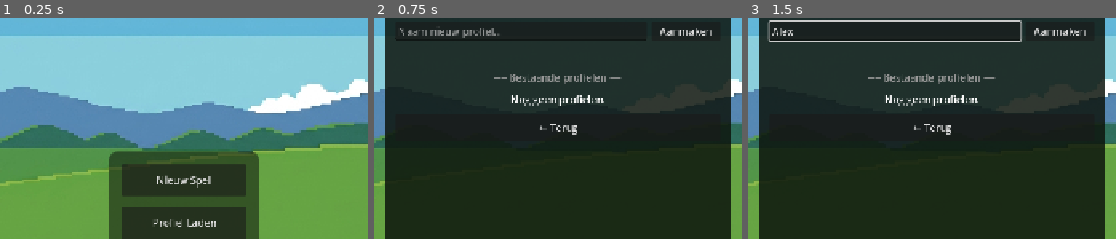
Above: before the commit, frames 1-3 (left to right).
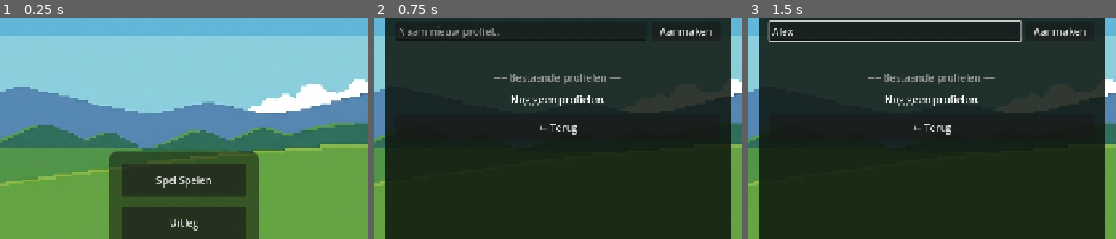
Above: after the commit, the same moments.

Repository: Morningcoffee74/flints-quest
Game: Godot game, scene res://scenes/ui/MainMenu.tscn
Two runs of this game, one before a commit and one after it. Both use one fixed random seed, a clock stepped at 60 frames per second and the inputs below.
Inputs (mouse positions are % of the whole screen's width and height, from its top left):
- Up to frame 1 (0.25 s): no input
- Up to frame 2 (0.75 s): click (50, 55) at 0.5 s, where only the run before the commit has a clickable "Nieuw Spel"
- Up to frame 3 (1.5 s): click (45, 21) at 1.27 s; type "Alex" at 1.35 s
The pictures show only the part of the screen within x 25-75%, y 18-68%; the shares and areas given below are measured in that part.

The runs differ from the first frame. In frame 1, 0.7% of the frame differs, in the area x 41-59%, y 71-97%; in frame 2, nothing differs; in frame 3, nothing differs.

Commit message:
Nieuw Uitleg-scherm, hoofdmenu-knoppen samengevoegd tot 'Spel Spelen'
- MainMenu: "Nieuw Spel" en "Profiel Laden" (gingen allebei al naar
  hetzelfde ProfileSelect-scherm) vervangen door één "Spel Spelen"-knop;
  nieuwe "Uitleg"-knop ernaast.
- Nieuw scherm Help.tscn/.gd: volledige speluitleg in een scrollbare
  RichTextLabel — het verhaal van Flint, leveldoel, gezondheid/levens,
  besturing, vijanden verslaan, de 10 werelden, power-ups, puntentelling
  en profielen. Zelfde menu.png-achtergrond + paneelstijl als de andere
  menuschermen.

Co-Authored-By: Claude Fable 5 <noreply@anthropic.com>

Diff:
--- /dev/null
+++ b/scenes/ui/Help.tscn
@@ -0,0 +1,76 @@
+[gd_scene load_steps=4 format=3]
+
+[ext_resource type="Script" path="res://scripts/ui/Help.gd" id="1"]
+[ext_resource type="Texture2D" path="res://assets/sprites/backgrounds/Menu/menu.png" id="2"]
+
+[sub_resource type="StyleBoxFlat" id="1"]
+bg_color = Color(0.05, 0.08, 0.05, 0.85)
+corner_radius_top_left = 14
+corner_radius_top_right = 14
+corner_radius_bottom_right = 14
+corner_radius_bottom_left = 14
+
+[node name="Help" type="Control"]
+layout_mode = 3
+anchors_preset = 15
+anchor_right = 1.0
+anchor_bottom = 1.0
+script = ExtResource("1")
+
+[node name="Background" type="ColorRect" parent="."]
+layout_mode = 1
+anchors_preset = 15
+anchor_right = 1.0
+anchor_bottom = 1.0
+color = Color(0.3098, 0.5961, 0.7961, 1.0)
+
+[node name="BackgroundImage" type="TextureRect" parent="."]
+layout_mode = 1
+anchors_preset = 15
+anchor_right = 1.0
+anchor_bottom = 1.0
+texture = ExtResource("2")
+expand_mode = 1
+stretch_mode = 5
+
+[node name="ContentPanel" type="Panel" parent="."]
+layout_mode = 1
+anchors_preset = 8
+anchor_left = 0.5
+anchor_top = 0.5
+anchor_right = 0.5
+anchor_bottom = 0.5
+offset_left = -480.0
+offset_top = -320.0
+offset_right = 480.0
+offset_bottom = 320.0
+theme_override_styles/panel = SubResource("1")
+
+[node name="VBox" type="VBoxContainer" parent="ContentPanel"]
+layout_mode = 1
+anchors_preset = 15
+anchor_right = 1.0
+anchor_bottom = 1.0
+offset_left = 24.0
+offset_top = 16.0
+offset_right = -24.0
+offset_bottom = -16.0
+theme_override_constants/separation = 12
+
+[node name="ScrollContainer" type="ScrollContainer" parent="ContentPanel/VBox"]
+custom_minimum_size = Vector2(0.0, 0.0)
+size_flags_vertical = 3
+horizontal_scroll_mode = 0
+
+[node name="RichTextLabel" type="RichTextLabel" parent="ContentPanel/VBox/ScrollContainer"]
+custom_minimum_size = Vector2(912.0, 0.0)
+size_flags_horizontal = 3
+bbcode_enabled = true
+fit_content = true
+scroll_active = false
+theme_override_colors/default_color = Color(1.0, 1.0, 1.0, 1.0)
+theme_override_font_sizes/normal_font_size = 16
+
+[node name="BackButton" type="Button" parent="ContentPanel/VBox"]
+custom_minimum_size = Vector2(0.0, 44.0)
+text = "← Terug"
--- a/scenes/ui/MainMenu.tscn
+++ b/scenes/ui/MainMenu.tscn
@@ -59,13 +59,13 @@
 offset_bottom = 204.0
 theme_override_constants/separation = 16
 
-[node name="NewGameButton" type="Button" parent="VBoxContainer"]
+[node name="PlayButton" type="Button" parent="VBoxContainer"]
 custom_minimum_size = Vector2(200.0, 52.0)
-text = "Nieuw Spel"
+text = "Spel Spelen"
 
-[node name="LoadGameButton" type="Button" parent="VBoxContainer"]
+[node name="HelpButton" type="Button" parent="VBoxContainer"]
 custom_minimum_size = Vector2(200.0, 52.0)
-text = "Profiel Laden"
+text = "Uitleg"
 
 [node name="SettingsButton" type="Button" parent="VBoxContainer"]
 custom_minimum_size = Vector2(200.0, 52.0)
--- /dev/null
+++ b/scripts/ui/Help.gd
@@ -0,0 +1,59 @@
+extends Control
+
+const HELP_TEXT := """[center][font_size=30]Speluitleg[/font_size][/center]
+
+[font_size=20]Flint en zijn avontuur[/font_size]
+Flint is een dappere jongen van 12 jaar die nergens bang voor is. Hij is ontvoerd door een vuurmonster en moet nu, ver van huis, zijn weg terugvinden. Onderweg trekt hij door 10 heel verschillende werelden, van een rustig bos tot een gloeiende vulkaan, om uiteindelijk het vuurmonster te verslaan en eindelijk weer thuis te komen.
+
+[font_size=20]Doel van elk level[/font_size]
+Elk level eindigt bij een houten huisje. Loop naar dat huisje om het level te voltooien. In latere levels moet je eerst genoeg munten verzamelen en/of genoeg vijanden verslaan voordat het huisje opengaat — je ziet de voortgang daarvan bovenin het scherm tijdens het spelen. Onderweg vind je ook checkpoints: kom je daarna te overlijden, dan begin je vanaf dat punt opnieuw in plaats van helemaal bij het begin.
+
+[font_size=20]Gezondheid en levens[/font_size]
+Flint heeft 5 hartjes. Raakt een vijand hem aan, val je in een ravijn of loop je tegen stekels aan, dan gaat er een hartje af. Elke 10 verzamelde munten geeft je 1 hartje terug (tot een maximum van 5). Zijn alle hartjes op, dan verlies je een leven — je begint met 3 levens per poging aan een level. Zijn ook je levens op, dan is het game over en begin je het level opnieuw.
+
+[font_size=20]Besturing[/font_size]
+[table=2]
+[cell]Links / rechts[/cell][cell]A/D of pijltjestoetsen — lopen[/cell]
+[cell]Omhoog[/cell][cell]W of ↑ — een ladder beklimmen[/cell]
+[cell]Omlaag[/cell][cell]S of ↓ — bukken (ontwijk duikende vleermuizen) of een ladder afdalen[/cell]
+[cell]Springen[/cell][cell]Spatie of Z[/cell]
+[cell]Boksen[/cell][cell]X of Enter[/cell]
+[cell]Pauze[/cell][cell]Escape[/cell]
+[/table]
+
+[font_size=20]Vijanden verslaan[/font_size]
+De meeste vijanden versla je door er bovenop te springen, of door ze te boksen. Let op: sommige vijanden (zoals de slang) zijn ongevoelig voor een sprong op hun kop — die moet je boksen om te verslaan. Raakt een vijand jóu aan zonder dat je hem net verslaat, dan kost dat een hartje. Aan het einde van elke wereld (level 10) wacht een extra grote eindbaas.
+
+[font_size=20]De 10 werelden[/font_size]
+Elke wereld heeft een eigen thema, eigen vijanden en eigen muziek. Wereld 1 (het Bos) heeft bijvoorbeeld ratten, slangen en vleermuizen als vijanden. De werelden zijn in deze volgorde:
+1. Bos  2. Water  3. Grot  4. Jungle  5. Lucht
+6. Palmstrand  7. IJsberg  8. Woestijn  9. Snoepland  10. Vulkaan (met het vuurmonster als eindbaas)
+
+Een wereld gaat pas open als je bijna alle levels van de vorige wereld hebt uitgespeeld (je mag er 1 overslaan, behalve het allerlaatste level van een wereld). Uitgespeelde levels en werelden mag je altijd opnieuw spelen.
+
+[font_size=20]Power-ups[/font_size]
+Tijdens het spelen kom je gekleurde power-up-blokjes tegen. Elke boost duurt 8 seconden, met een afteltimer in beeld:
+[b]Paars[/b] — tijdelijk onkwetsbaar voor vijanden
+[b]Blauw[/b] — flink sneller lopen
+[b]Oranje[/b] — harder slaan (verslaat gewone vijanden in één klap, en doet extra schade aan een eindbaas)
+
+[font_size=20]Punten[/font_size]
+Je verdient punten met bijna alles wat je doet:
+Muntje oprapen — 1 punt
+Vijand verslaan door erop te springen — 10 punten
+Vijand verslaan door te boksen — 15 punten
+Een speciaal blokje kapotslaan — 5 punten
+Een eindbaas verslaan — 100 punten
+Level voltooien — 50 punten bonus, plus nog eens 25 punten extra als je het level zonder enige schade uitspeelt
+Je hoogste score per level én je totaalscore worden bewaard bij je profiel.
+
+[font_size=20]Profielen[/font_size]
+Je kunt meerdere spelprofielen aanmaken (handig als je met meerdere spelers bent) — kies of maak er een via 'Spel Spelen'. Elk profiel bewaart zijn eigen voortgang, scores en ontgrendelde werelden. Profielnamen aanpassen of verwijderen kan via Instellingen."""
+
+@onready var _rich_text: RichTextLabel = $ContentPanel/VBox/ScrollContainer/RichTextLabel
+@onready var _back_btn:  Button        = $ContentPanel/VBox/BackButton
+
+func _ready() -> void:
+	_rich_text.text = HELP_TEXT
+	_back_btn.pressed.connect(func() -> void: get_tree().change_scene_to_file("res://scenes/ui/MainMenu.tscn"))
+	AudioManager.play_music_by_name("menu")
--- a/scripts/ui/MainMenu.gd
+++ b/scripts/ui/MainMenu.gd
@@ -1,16 +1,16 @@
 extends Control
 
 func _ready() -> void:
-	$VBoxContainer/NewGameButton.pressed.connect(_on_new_game)
-	$VBoxContainer/LoadGameButton.pressed.connect(_on_load_game)
+	$VBoxContainer/PlayButton.pressed.connect(_on_play)
+	$VBoxContainer/HelpButton.pressed.connect(_on_help)
 	$VBoxContainer/SettingsButton.pressed.connect(_on_settings)
 	AudioManager.play_music_by_name("menu")
 
-func _on_new_game() -> void:
+func _on_play() -> void:
 	get_tree().change_scene_to_file("res://scenes/ui/ProfileSelect.tscn")
 
-func _on_load_game() -> void:
-	get_tree().change_scene_to_file("res://scenes/ui/ProfileSelect.tscn")
+func _on_help() -> void:
+	get_tree().change_scene_to_file("res://scenes/ui/Help.tscn")
 
 func _on_settings() -> void:
 	get_tree().change_scene_to_file("res://scenes/ui/Settings.tscn")
